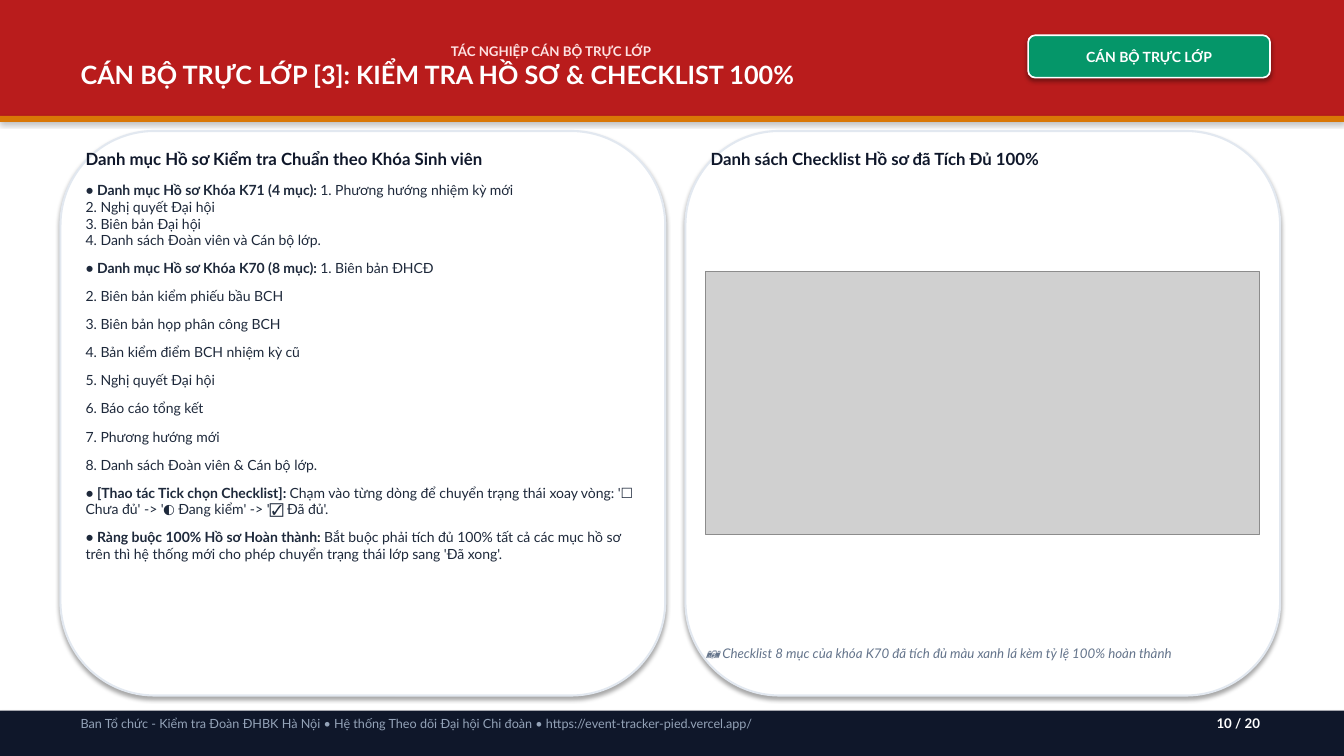
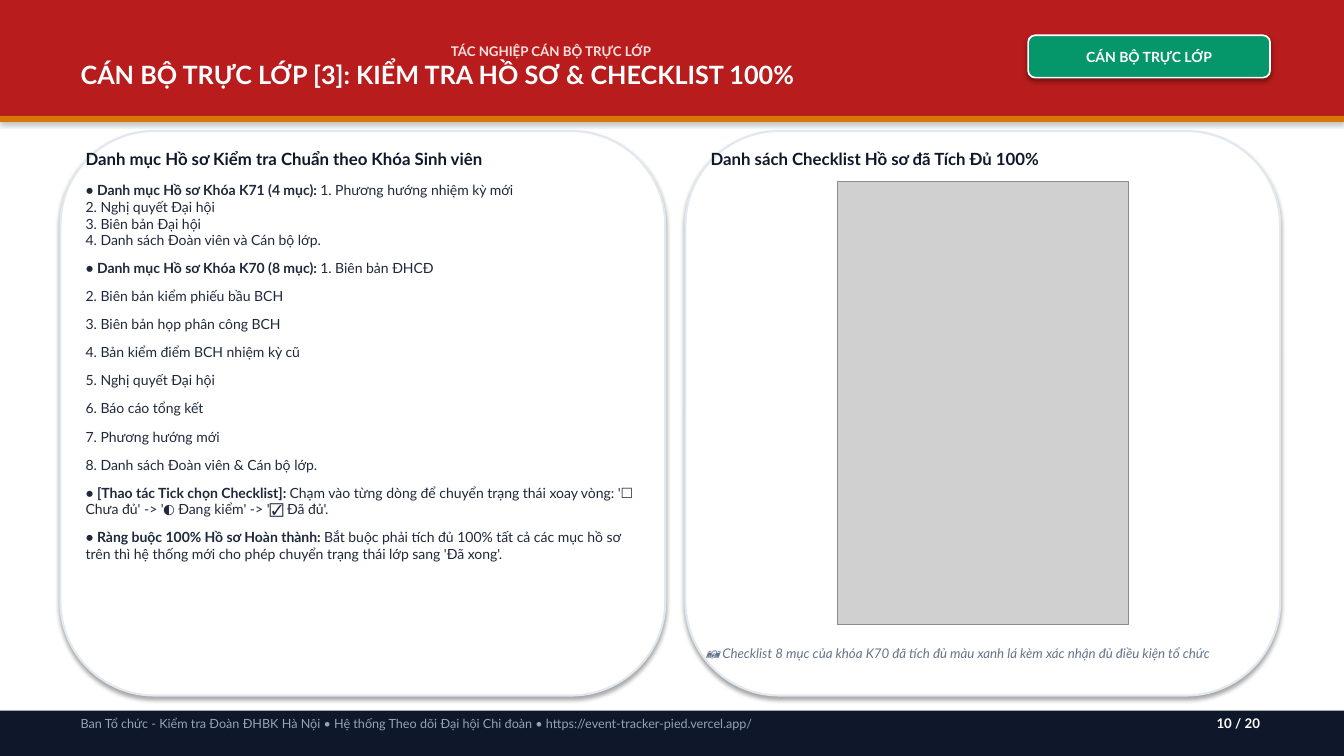
Before and after one commit to phamvietbach2006-max/Event-tracker, a slide deck: slide 10 of Huong_Dan_Su_Dung_He_Thong_Theo_Doi_Dai_Hoi.pptx. Drawn at 1344x756 pixels with LibreOffice and Linux fonts; fonts in the diff are those of the drawing; grey boxes stand for pictures. Boxes give left, top, right and bottom in pixels: in the first picture for what was removed or moved away, otherwise in the second. Text is boxed around its words. In the diff, an @@ line names an element or a change of style, - is before the commit and + after.

Commit message:
docs: audit and update presentation with crystal-clear live system screenshots

```diff
--- a/Huong_Dan_Su_Dung_He_Thong_Theo_Doi_Dai_Hoi.pptx
+++ b/Huong_Dan_Su_Dung_He_Thong_Theo_Doi_Dai_Hoi.pptx
@@ picture: place and size @@
-picture at box(706, 271, 1260, 534)
+picture at box(838, 181, 1129, 625)
@@ text at box(722, 647, 1210, 661): text changed @@
-📷 Checklist 8 mục của khóa K70 đã tích đủ màu xanh lá kèm tỷ lệ 100% hoàn thành
+📷 Checklist 8 mục của khóa K70 đã tích đủ màu xanh lá kèm xác nhận đủ điều kiện tổ chức
```
Also in this commit, not shown: 13 other slides changed, 10 other files.
